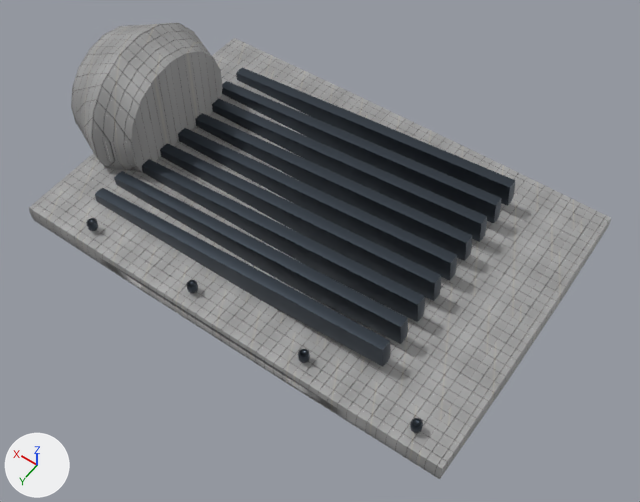
One commit to the Blender file assets/ships/parts/blender/greeble_vents_authored.blend: the scene before it, then after it.
Before and after are seen from a camera (50 mm lens) standing at (-0.93, 3.67, 5.45) and looking at (1.49, 0.28, 0.13). Lighting does not change. The marker at lower left points along +X, +Y and +Z. The first picture is the older version.

In view in the first picture: 'greeble_vents_Material_Hull_Merged', 'greeble_vents_Material_Mechanical_Merged'.
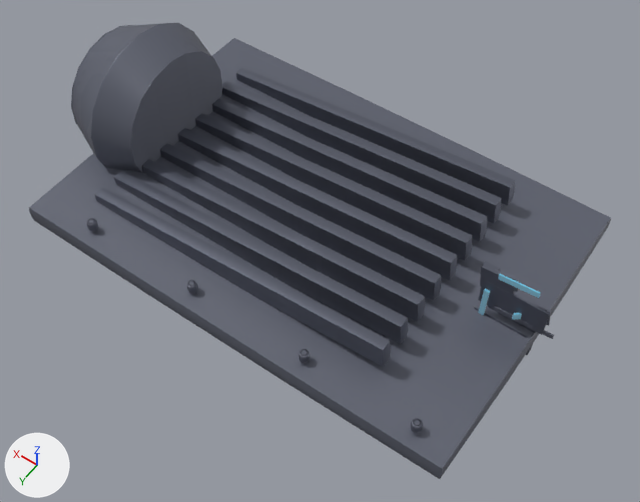
Location of each change, [x1, y1, x2, y2] in pixels of the pictures (640 x 502 px):
'greeble_vents_Material_Hull_Merged', recoloured (darker): [29, 23, 611, 479] in both
'greeble_vents_Material_Mechanical_Merged', recoloured (lighter): [87, 68, 515, 433] in both
'DET_louver_slats', added: after [478, 280, 550, 335]
'DET_exhaust_grille', added: after [480, 265, 515, 295]
'DET_edge_chamfer_band', added: after [498, 274, 540, 298]
'DET_panel_line_emphasis', added: after [493, 306, 554, 339]
'DET_faction_stripe_port', added: after [478, 288, 490, 315]
'DET_rivet_row', added: after [474, 307, 528, 338]
'DET_heat_discolor', added: after [495, 269, 519, 292]
'DET_mount_flange', added (mostly hidden): after [488, 306, 536, 355]
'DET_micro_scratch_plate', added: after [528, 301, 551, 326]
'DET_cavity_grime_vent', added: after [480, 261, 500, 274]
'DET_inspection_tick', added: after [512, 313, 522, 320]

What changed in the scene script:
```text
Add mat_material_mechanical:
    mat_material_mechanical = bpy.data.materials.new('Material_Mechanical')
    # colours: grey #616573
    # uses the picture img_greeble_vents_wear_mask_2k_jpg
Add mat_material_hull:
    mat_material_hull = bpy.data.materials.new('Material_Hull')
    # colours: grey #616573
    # uses the picture img_greeble_vents_wear_mask_2k_jpg
Add mat_material_accent:
    mat_material_accent = bpy.data.materials.new('Material_Accent')
    # colours: cyan #50bcdd
    # uses the picture img_greeble_vents_wear_mask_2k_jpg
Change me_greeble_vents_material_hull_merged:
    where me_greeble_vents_material_hull_merged.from_pydata(...)  # 152 vertices, 216 faces; spans x -0.2..3.8, y -1.3..1.3, z -0.26..1.1
    remove me_greeble_vents_material_hull_merged.materials.append(mat_material_hull_004)
    add me_greeble_vents_material_hull_merged.materials.append(mat_material_hull)
Change me_greeble_vents_material_mechanical_merged:
    where me_greeble_vents_material_mechanical_merged.from_pydata(...)  # 654 vertices, 752 faces; spans x 0.06..3.2, y -0.94..1.19, z 0.04..0.46
    remove me_greeble_vents_material_mechanical_merged.materials.append(mat_material_mechanical_002)  # greyish blue #424b55
    add me_greeble_vents_material_mechanical_merged.materials.append(mat_material_mechanical)
Add ob_det_inspection_tick:
    ob_det_inspection_tick = bpy.data.objects.new('DET_inspection_tick', me_cube_011)  # a box spanning x -0.5..0.5, y -0.5..0.5, z -0.5..0.5; modifiers BEVEL, WEIGHTED_NORMAL
    ob_det_inspection_tick.parent = ob_greeble_vents_material_hull_merged
    ob_det_inspection_tick.location = (-0.05, 0.1, 0.35)
    ob_det_inspection_tick.rotation_euler = (0.0, 0.0, 0.7)  # degrees (0, 0, 40)
    ob_det_inspection_tick.scale = (0.06, 0.015, 0.06)
Add ob_det_edge_chamfer_band:
    ob_det_edge_chamfer_band = bpy.data.objects.new('DET_edge_chamfer_band', me_cube_011.copy())  # modifiers BEVEL, WEIGHTED_NORMAL
    ob_det_edge_chamfer_band.parent = ob_greeble_vents_material_hull_merged
    ob_det_edge_chamfer_band.location = (0.0, 0.085, 0.65)
    ob_det_edge_chamfer_band.rotation_euler = (0.0, 0.08, 0.0)  # degrees (0, 4.6, 0)
    ob_det_edge_chamfer_band.scale = (0.3, 0.012, 0.05)
Add ob_det_rivet_row:
    ob_det_rivet_row = bpy.data.objects.new('DET_rivet_row', me_cube_008)  # a box spanning x -0.5..0.5, y -0.5..0.5, z -0.5..0.5; modifiers BEVEL, WEIGHTED_NORMAL
    ob_det_rivet_row.parent = ob_greeble_vents_material_hull_merged
    ob_det_rivet_row.location = (0.05, 0.09, 0.15)
    ob_det_rivet_row.scale = (0.42, 0.01, 0.07)
Add ob_det_heat_discolor:
    ob_det_heat_discolor = bpy.data.objects.new('DET_heat_discolor', me_cube_007)  # a box spanning x -0.5..0.5, y -0.5..0.5, z -0.5..0.5; modifiers BEVEL, WEIGHTED_NORMAL
    ob_det_heat_discolor.parent = ob_greeble_vents_material_hull_merged
    ob_det_heat_discolor.location = (0.1, 0.06, 0.6)
    ob_det_heat_discolor.rotation_euler = (0.0, 0.2, 0.0)  # degrees (0, 11, 0)
    ob_det_heat_discolor.scale = (0.18, 0.025, 0.12)
Add ob_det_mount_flange:
    ob_det_mount_flange = bpy.data.objects.new('DET_mount_flange', me_cube_006)  # a box spanning x -0.5..0.5, y -0.5..0.5, z -0.5..0.5; modifiers BEVEL, WEIGHTED_NORMAL
    ob_det_mount_flange.parent = ob_greeble_vents_material_hull_merged
    ob_det_mount_flange.location = (0.0, 0.0, 0.05)
    ob_det_mount_flange.scale = (0.38, 0.05, 0.38)
Add ob_det_cavity_grime_vent:
    ob_det_cavity_grime_vent = bpy.data.objects.new('DET_cavity_grime_vent', me_cube_005)  # a box spanning x -0.5..0.5, y -0.5..0.5, z -0.5..0.5; modifiers BEVEL, WEIGHTED_NORMAL
    ob_det_cavity_grime_vent.parent = ob_greeble_vents_material_hull_merged
    ob_det_cavity_grime_vent.location = (0.25, -0.02, 0.5)
    ob_det_cavity_grime_vent.scale = (0.12, 0.035, 0.12)
Add ob_det_micro_scratch_plate:
    ob_det_micro_scratch_plate = bpy.data.objects.new('DET_micro_scratch_plate', me_cube_004)  # a box spanning x -0.5..0.5, y -0.5..0.5, z -0.5..0.5; modifiers BEVEL, WEIGHTED_NORMAL
    ob_det_micro_scratch_plate.parent = ob_greeble_vents_material_hull_merged
    ob_det_micro_scratch_plate.location = (-0.15, 0.07, 0.45)
    ob_det_micro_scratch_plate.rotation_euler = (0.0, 0.15, 0.0)  # degrees (0, 8.6, 0)
    ob_det_micro_scratch_plate.scale = (0.22, 0.012, 0.15)
Add ob_det_faction_stripe_port:
    ob_det_faction_stripe_port = bpy.data.objects.new('DET_faction_stripe_port', me_cube_011.copy())  # modifiers BEVEL, WEIGHTED_NORMAL
    ob_det_faction_stripe_port.parent = ob_greeble_vents_material_hull_merged
    ob_det_faction_stripe_port.location = (0.2, 0.1, 0.25)
    ob_det_faction_stripe_port.scale = (0.04, 0.02, 0.4)
Add ob_det_panel_line_emphasis:
    ob_det_panel_line_emphasis = bpy.data.objects.new('DET_panel_line_emphasis', me_cube_002)  # a box spanning x -0.5..0.5, y -0.5..0.5, z -0.5..0.5; modifiers BEVEL, WEIGHTED_NORMAL
    ob_det_panel_line_emphasis.parent = ob_greeble_vents_material_hull_merged
    ob_det_panel_line_emphasis.location = (-0.1, 0.085, 0.3)
    ob_det_panel_line_emphasis.rotation_euler = (0.0, 0.0, 0.05)  # degrees (0, 0, 2.9)
    ob_det_panel_line_emphasis.scale = (0.45, 0.012, 0.04)
Add ob_det_exhaust_grille:
    ob_det_exhaust_grille = bpy.data.objects.new('DET_exhaust_grille', me_cube_001)  # a box spanning x -0.5..0.5, y -0.5..0.5, z -0.5..0.5; modifiers BEVEL, WEIGHTED_NORMAL
    ob_det_exhaust_grille.parent = ob_greeble_vents_material_hull_merged
    ob_det_exhaust_grille.location = (0.15, 0.07, 0.55)
    ob_det_exhaust_grille.rotation_euler = (0.0, 0.1, 0.0)  # degrees (0, 5.7, 0)
    ob_det_exhaust_grille.scale = (0.25, 0.03, 0.2)
Add ob_det_louver_slats:
    ob_det_louver_slats = bpy.data.objects.new('DET_louver_slats', me_cube)  # a box spanning x -0.5..0.5, y -0.5..0.5, z -0.5..0.5; modifiers BEVEL, WEIGHTED_NORMAL
    ob_det_louver_slats.parent = ob_greeble_vents_material_hull_merged
    ob_det_louver_slats.location = (0.0, 0.08, 0.4)
    ob_det_louver_slats.scale = (0.5, 0.015, 0.25)
```
